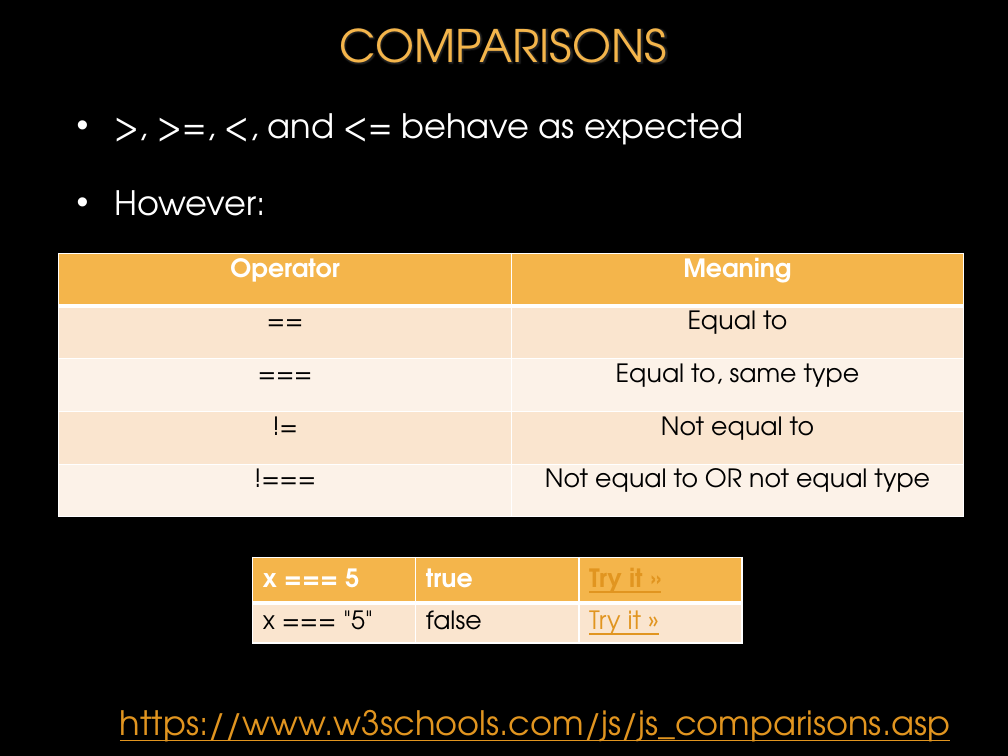
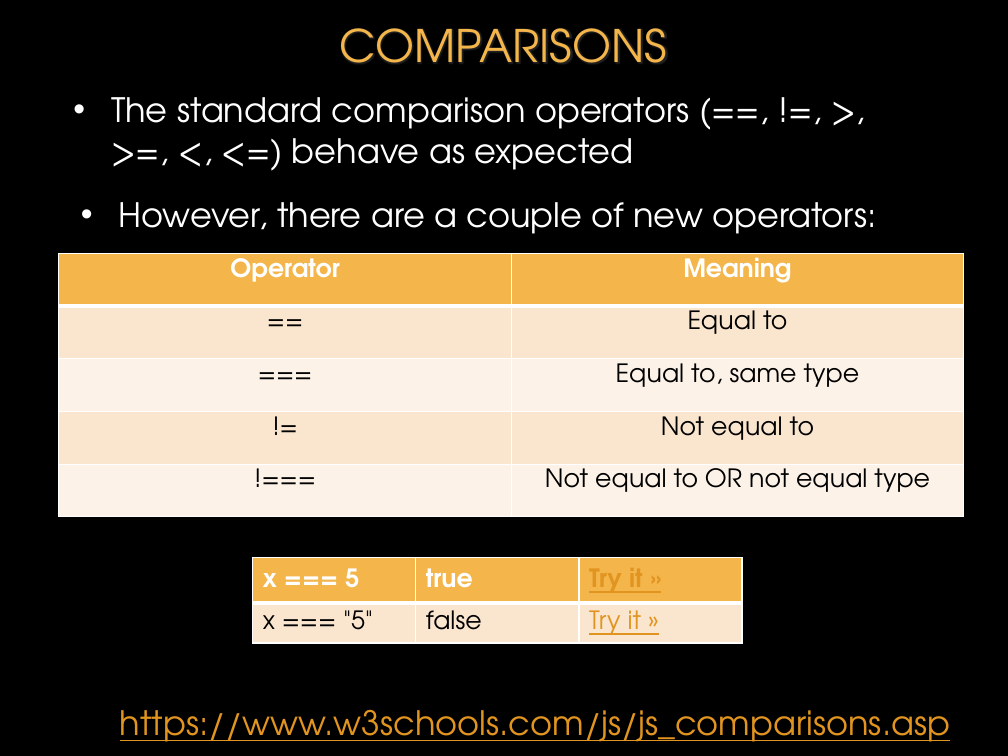
Before and after one commit to donfreiday/cpsc330-js, a slide deck: slide 51 of Javascript.pptx. Drawn at 1008x756 pixels with LibreOffice and Linux fonts; fonts in the diff are those of the drawing; background and template pictures are left out. Boxes give left, top, right and bottom in pixels: in the first picture for what was removed or moved away, otherwise in the second. Text is boxed around its words. In the diff, an @@ line names an element or a change of style, - is before the commit and + after.

```diff
--- a/Javascript.pptx
+++ b/Javascript.pptx
@@ text at <box>111,97,690,170</box>: text changed @@
-• >, >=, <, and <= behave as expected
+• The standard comparison operators (==, !=, >, >=, <, <=) behave as expected
@@ text at <box>119,202,876,234</box>: text changed @@
-• However:
+• However, there are a couple of new operators:
```
Also in this commit, not shown: 15 other slides changed.
